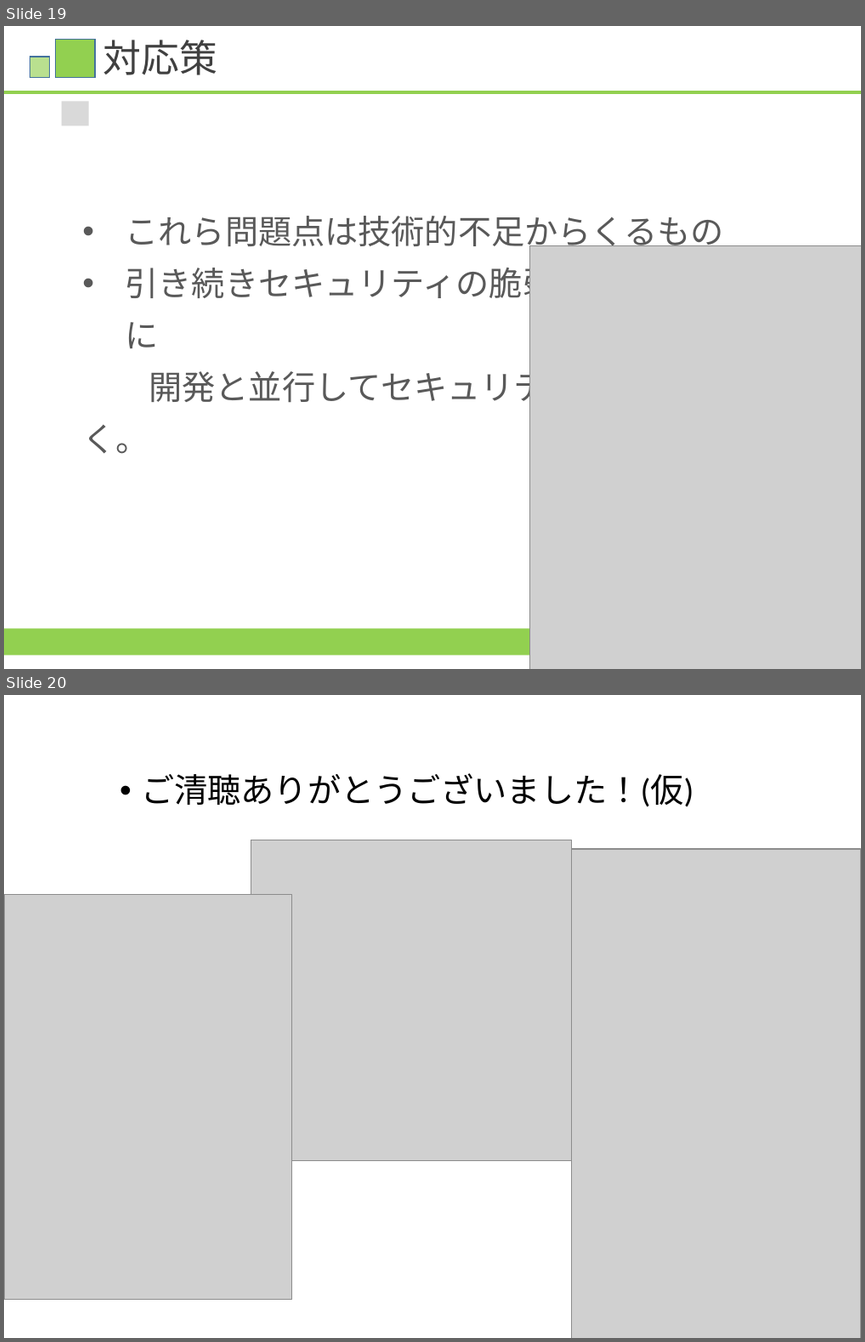
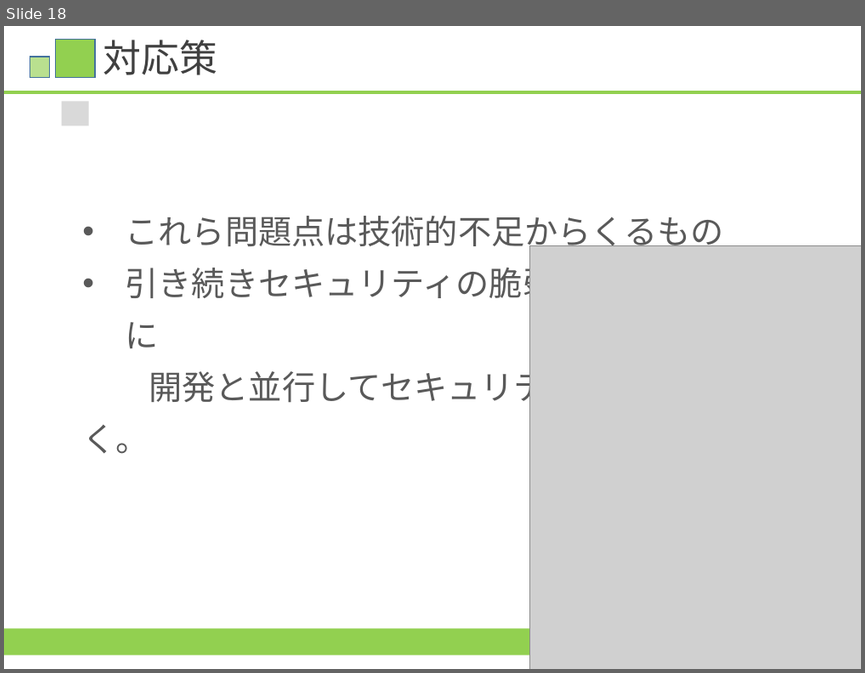
Before and after one commit to HamuroAC/Hamfile, a slide deck: 資料/発表資料.pptx. Shown one above the other, each under a label of ours: slides 19 and 20 before the commit, slide 18 after it. The pictures are 865x1342 and 865x673 pixels, drawn with LibreOffice and Linux fonts; fonts in the diff are those of the drawing; grey boxes stand for pictures. Boxes give left, top, right and bottom in pixels: in the first picture for what was removed or moved away, otherwise in the second. Text is boxed around its words. In the diff, an @@ line names an element or a change of style, - is before the commit and + after.

```diff
--- a/資料/発表資料.pptx
+++ b/資料/発表資料.pptx
@@ slide 20 removed at [4,695,861,1338], background #FFFFFF @@
@@ text removed at [141,773,693,807] @@
-• ご清聴ありがとうございました！(仮)
@@ picture removed at [250,839,572,1161] @@
@@ picture removed at [571,849,861,1338] @@
@@ picture removed at [4,894,292,1299] @@
@@ what was slide 19 is now slide 18 @@
```
Also in this commit, not shown: 7 slides changed, 1 slide added, 1 other slide removed.
